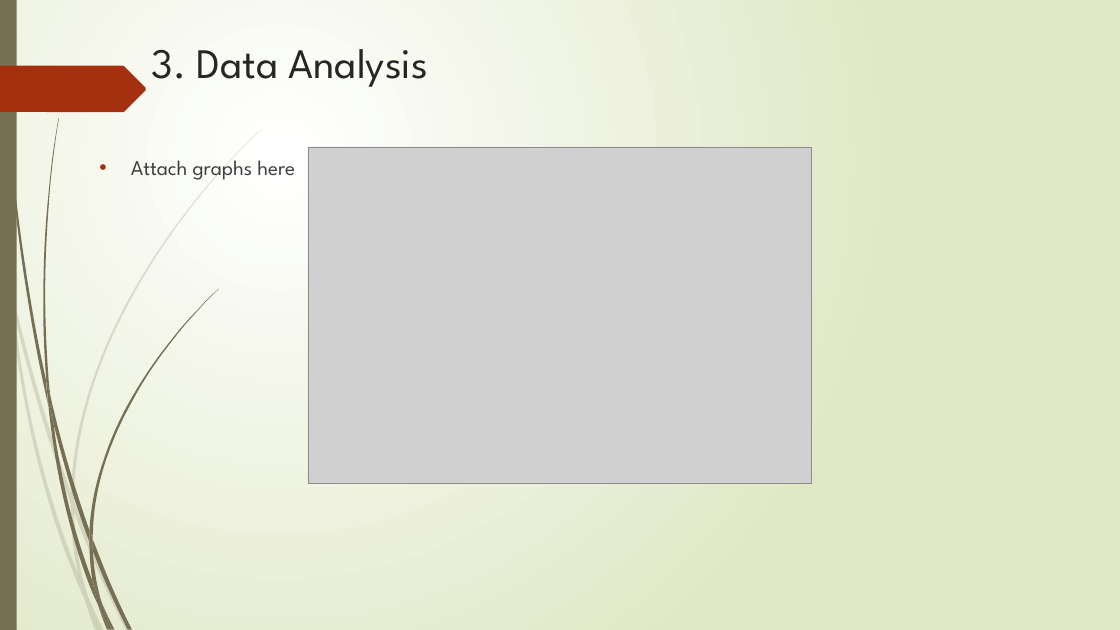
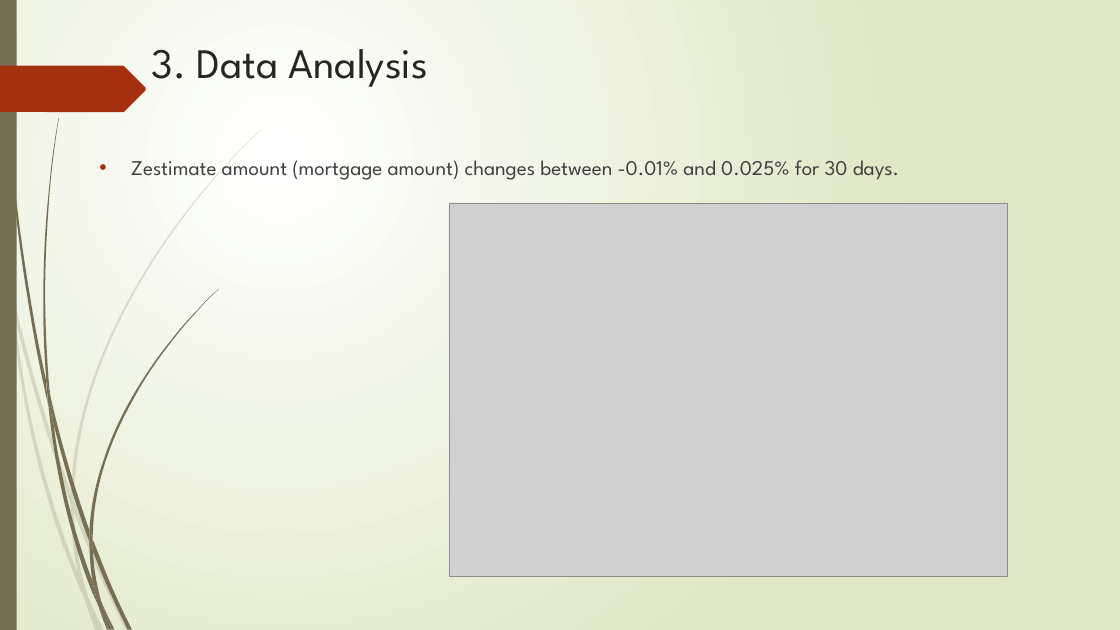
Before and after one commit to FeLowe/NW-Bootcamp-Projects, a slide deck: slide 5 of Presentation - Fernanda Mina.pptx. Drawn at 1120x630 pixels with LibreOffice and Linux fonts; fonts in the diff are those of the drawing; grey boxes stand for pictures. Boxes give left, top, right and bottom in pixels: in the first picture for what was removed or moved away, otherwise in the second. Text is boxed around its words. In the diff, an @@ line names an element or a change of style, - is before the commit and + after.

```diff
--- a/Presentation - Fernanda Mina.pptx
+++ b/Presentation - Fernanda Mina.pptx
@@ text at bbox=[131, 160, 899, 180]: text changed @@
-• Attach graphs here
+• Zestimate amount (mortgage amount) changes between -0.01% and 0.025% for 30 days.
@@ picture: place and size @@
-picture at bbox=[308, 147, 812, 483]
+picture at bbox=[450, 204, 1008, 576]
```
Also in this commit, not shown: 5 other slides changed, 1 slide removed, 5 other files.
